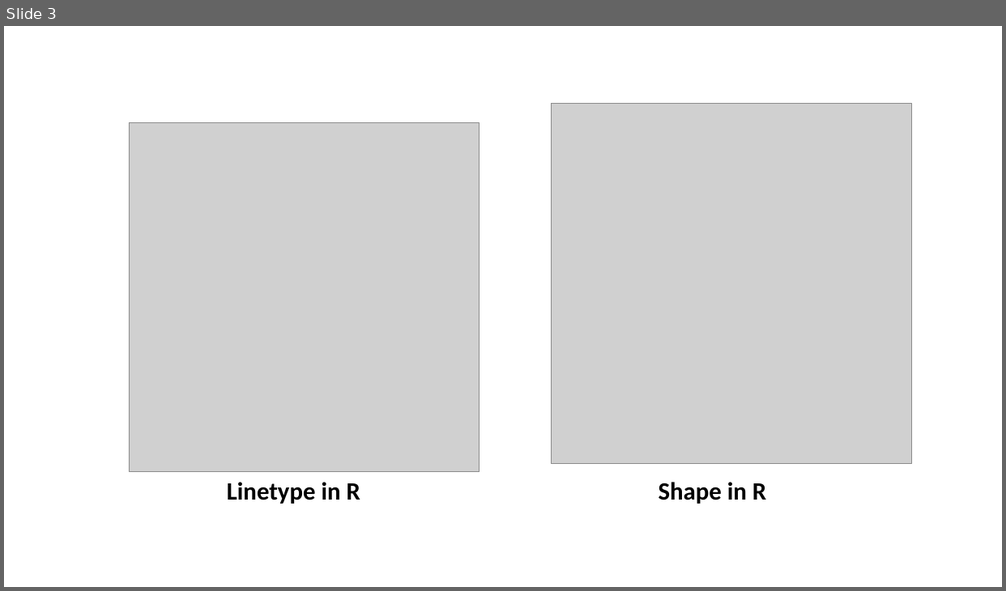
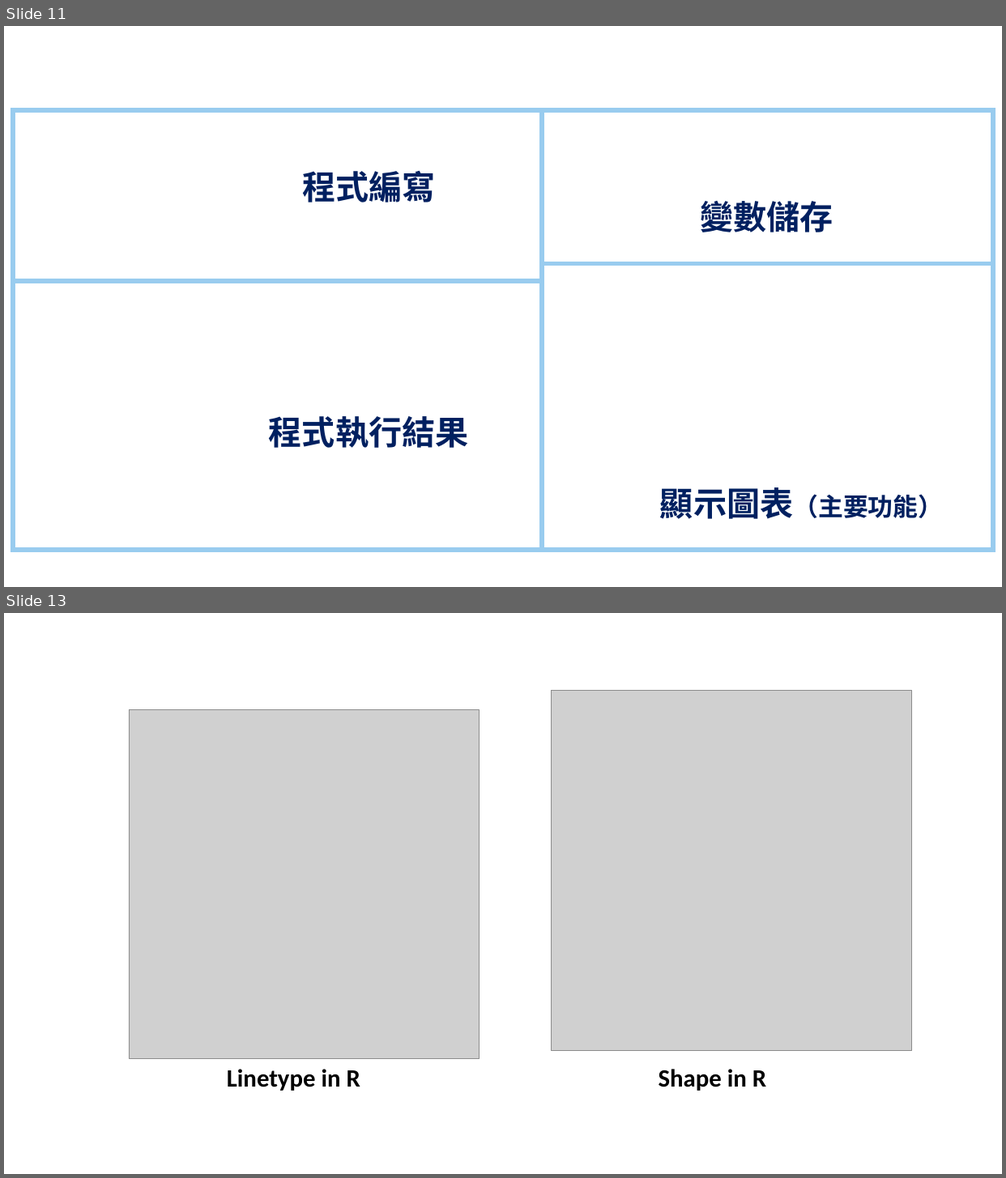
Before and after one commit to ChiaJung-Yeh/Spatial-Analysis, a slide deck: graph/graph.pptx. Shown one above the other, each under a label of ours: slide 3 before the commit, slides 11 and 13 after it; the slides between them are not shown. The pictures are 1006x591 and 1006x1178 pixels, drawn with LibreOffice and Linux fonts; fonts in the diff are those of the drawing; grey boxes stand for pictures; background and template pictures are left out. Boxes give left, top, right and bottom in pixels: in the first picture for what was removed or moved away, otherwise in the second. Text is boxed around its words. In the diff, an @@ line names an element or a change of style, - is before the commit and + after.

```diff
--- a/graph/graph.pptx
+++ b/graph/graph.pptx
@@ slide 11 added at (4,26,1002,587), background picture (left out) @@
@@ rectangle added at (13,110,543,281), outline #99CCEF 4.5 pt @@
@@ rectangle added at (543,110,993,264), outline #99CCEF 4.5 pt @@
@@ text added at (302,171,435,203), 32 pt, text #002060, bold @@
+程式編寫
@@ text added at (700,201,833,233), 32 pt, text #002060, bold @@
+變數儲存
@@ rectangle added at (543,264,993,550), outline #99CCEF 4.5 pt @@
@@ rectangle added at (13,281,543,550), outline #99CCEF 4.5 pt @@
@@ text added at (269,416,468,448), 32 pt, text #002060, bold @@
+程式執行結果
@@ text added at (660,488,943,519), 24 pt, text #002060, bold @@
+顯示圖表（主要功能）
@@ what was slide 3 is now slide 13 @@
```
Also in this commit, not shown: 2 slides changed, 9 other slides added, 20 other files.
